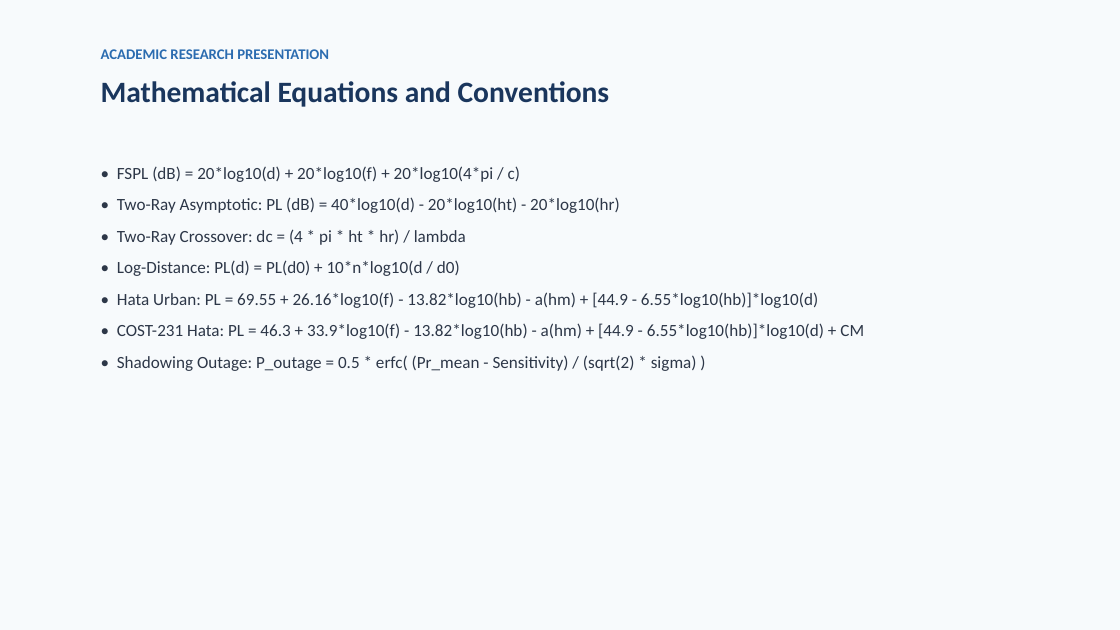
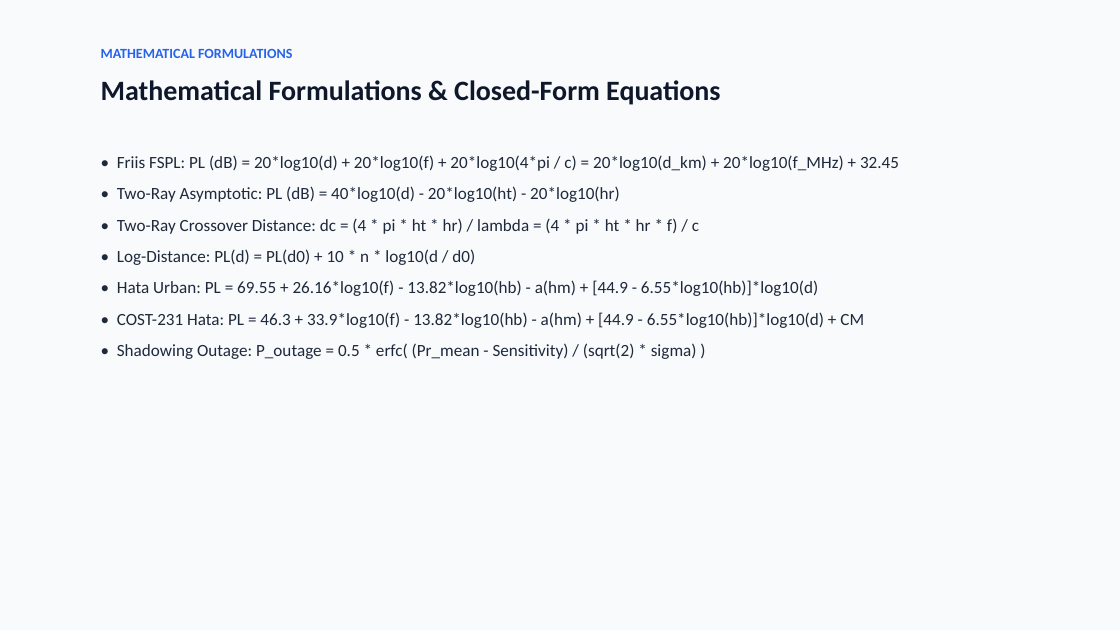
Before and after one commit to Harsh010801/Wireless, a slide deck: slide 7 of outputs/presentation/Wireless_Propagation_Analysis.pptx. Drawn at 1120x630 pixels with LibreOffice and Linux fonts; fonts in the diff are those of the drawing. Boxes give left, top, right and bottom in pixels: in the first picture for what was removed or moved away, otherwise in the second. Text is boxed around its words. In the diff, an @@ line names an element or a change of style, - is before the commit and + after.

```diff
--- a/outputs/presentation/Wireless_Propagation_Analysis.pptx
+++ b/outputs/presentation/Wireless_Propagation_Analysis.pptx
@@ background #F7FAFC to #F8FAFC @@
@@ text at [101, 49, 292, 58]: text changed; size 9.5 to 9 pt; text colour #2B6CB0 to #2563EB @@
-ACADEMIC RESEARCH PRESENTATION
+MATHEMATICAL FORMULATIONS
@@ text at [101, 80, 720, 105]: text changed; size 19 to 18 pt; text colour #1A365D to #0F172A @@
-Mathematical Equations and Conventions
+Mathematical Formulations & Closed-Form Equations
@@ text "• Friis FSPL: PL (dB) ...": place and size @@
-text "• Friis FSPL: PL (dB) ..." at [117, 166, 864, 371]
+text "• Friis FSPL: PL (dB) ..." at [117, 155, 899, 359]
@@ text at [117, 155, 899, 171]: text changed; text colour #2D3748 to #1E293B @@
-• FSPL (dB) = 20*log10(d) + 20*log10(f) + 20*log10(4*pi / c)
+• Friis FSPL: PL (dB) = 20*log10(d) + 20*log10(f) + 20*log10(4*pi / c) = 20*log10(d_km) + 20*log10(f_MHz) + 32.45
@@ text at [117, 186, 864, 359]: text colour #2D3748 to #1E293B in "• Two-Ray Asymptotic: PL (dB) = 40*log10(d) ...", "• Hata Urban: PL = 69.55 + ...", "• COST-231 Hata: PL = 46.3 + ...", "• Shadowing Outage: P_outage = 0.5 * ..." @@
@@ text at [117, 218, 699, 265]: text changed; text colour #2D3748 to #1E293B @@
-• Two-Ray Crossover: dc = (4 * pi * ht * hr) / lambda
-• Log-Distance: PL(d) = PL(d0) + 10*n*log10(d / d0)
+• Two-Ray Crossover Distance: dc = (4 * pi * ht * hr) / lambda = (4 * pi * ht * hr * f) / c
+• Log-Distance: PL(d) = PL(d0) + 10 * n * log10(d / d0)
```
Also in this commit, not shown: 13 other slides changed, 6 slides added, 2 slides removed, 3 other files.
